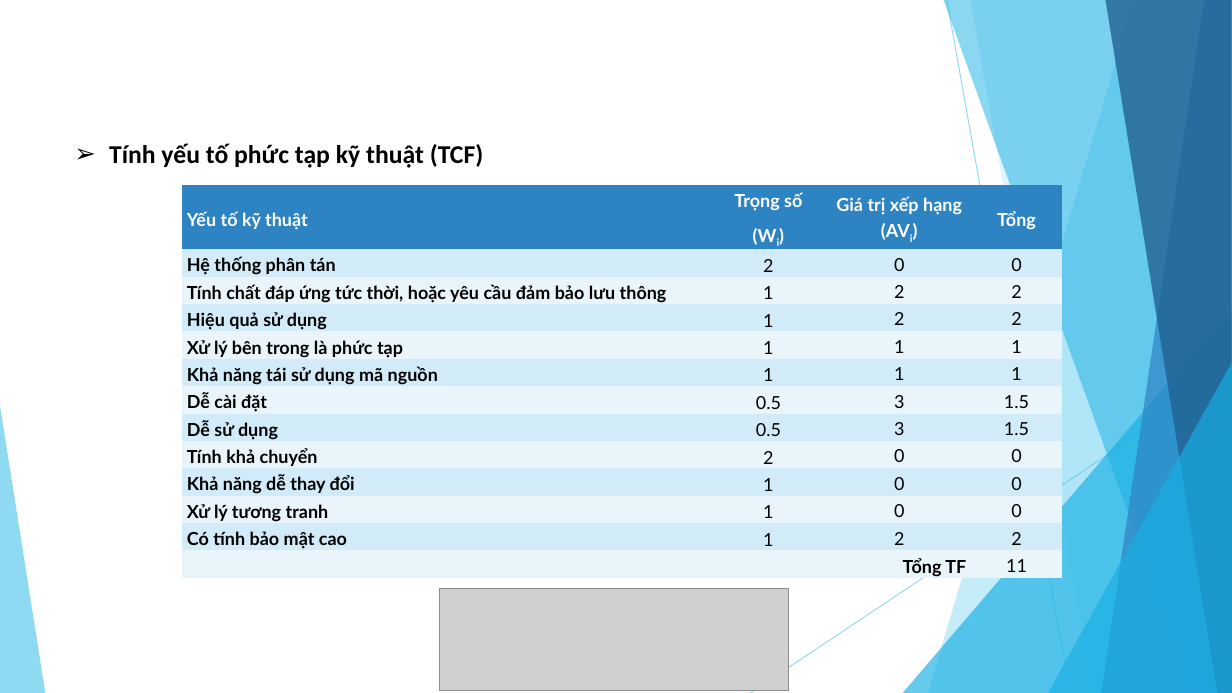
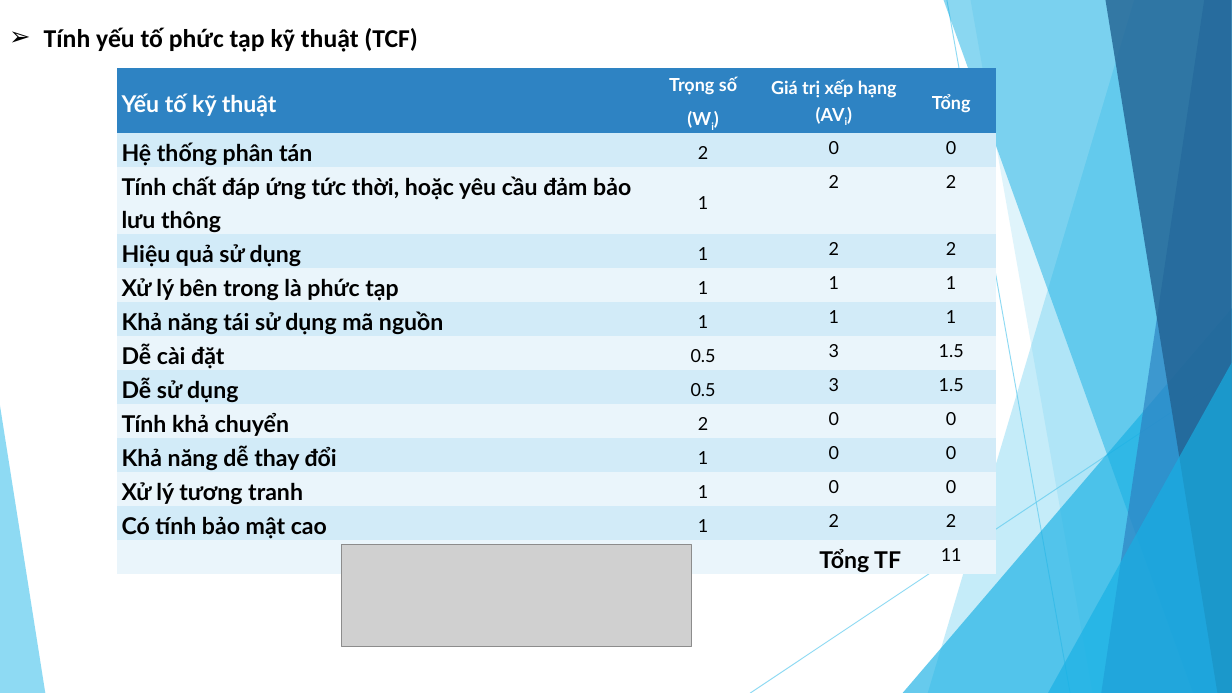
Before and after one commit to Project-Manager-Subject/ecom-shop, a slide deck: slide 13 of blog/docs/webiste_maytinh.pptx. Drawn at 1232x693 pixels with LibreOffice and Linux fonts; fonts in the diff are those of the drawing; grey boxes stand for pictures. Boxes give left, top, right and bottom in pixels: in the first picture for what was removed or moved away, otherwise in the second. Text is boxed around its words. In the diff, an @@ line names an element or a change of style, - is before the commit and + after.

```diff
--- a/blog/docs/webiste_maytinh.pptx
+++ b/blog/docs/webiste_maytinh.pptx
@@ text "Tính yếu tố phức tạp ...": place and size @@
-text "Tính yếu tố phức tạp ..." at [109, 143, 484, 168]
+text "Tính yếu tố phức tạp ..." at [44, 27, 418, 52]
@@ table at [116, 68, 996, 576] @@
@@ size 14 to 18 pt in "Yếu tố kỹ thuật", "Hệ thống phân tán", "Tính chất đáp ứng tức thời, hoặc ...", "Hiệu quả sử dụng" and 9 more places @@
@@ table: place and size @@
-table at [182, 185, 1062, 581]
+table at [116, 68, 996, 576]
@@ picture: place and size @@
-picture at [440, 589, 789, 690]
+picture at [342, 545, 691, 647]
```
Also in this commit, not shown: 17 other slides changed, 10 slides added, 10 slides removed, 1 other file.
